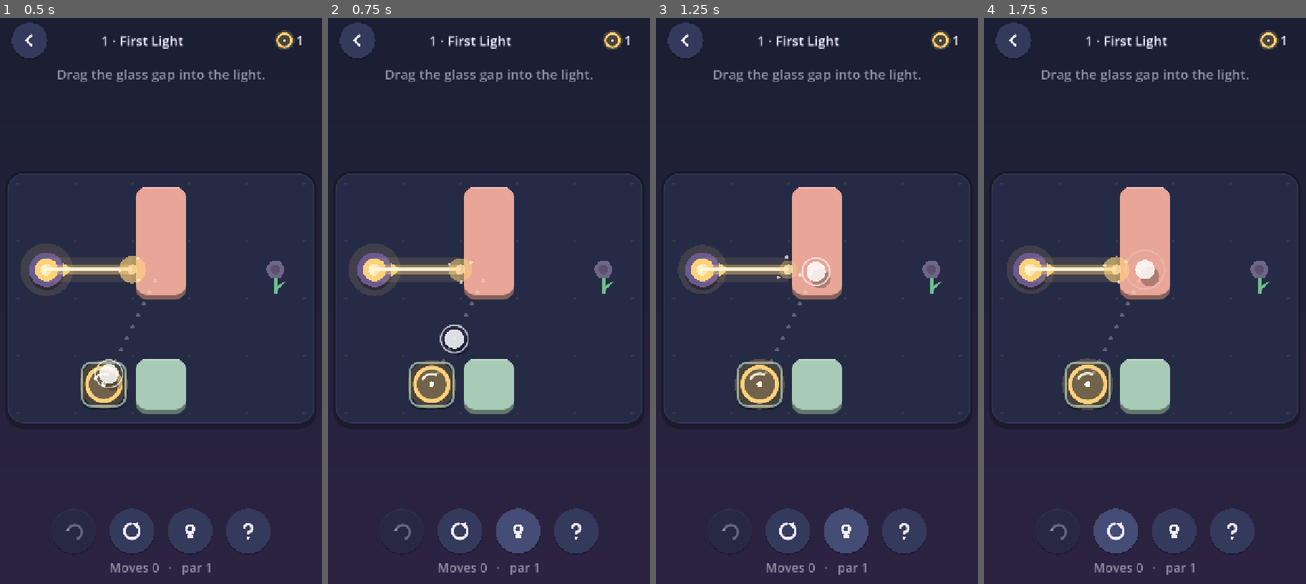
Above: before the commit, frames 1-4 (left to right).
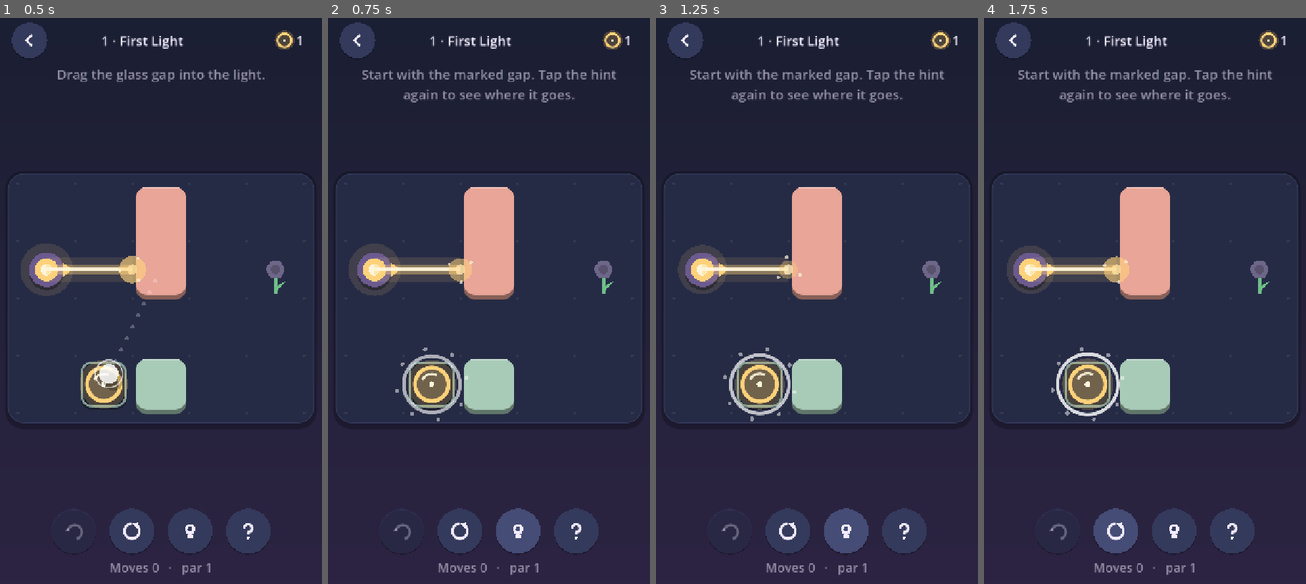
Above: after the commit, the same moments.

Repository: eyazan/gaploom
Game: Godot game, scene res://scenes/main.tscn
The game is run twice, just before and just after one commit, with the same random seed, the same clock (stepped at 60 frames per second) and the same inputs.
Inputs (mouse positions are in pixels of both pictures, inside the frame that each line leads up to):
- Up to frame 1 (0.5 s): no input
- Up to frame 2 (0.75 s): click (517, 533) at 0.5 s
- Up to frame 3 (1.25 s): no input
- Up to frame 4 (1.75 s): click (1116, 533) at 1.25 s

Frame 1 is identical in both runs. In frame 2, 1.9% of the frame differs, in the area x 10-90%, y 9-72%; in frame 3, 1.9%; in frame 4, 1.9%.

Commit message:
Staged hints (gap first, then destination) and perfect-solve badge
Co-Authored-By: Claude Opus 5.5 <noreply@anthropic.com>
Claude-Session: https://claude.ai/code/session_01NxD2Dwe1pnPVTWUGQXub8J

Diff:
--- a/data/i18n/strings.csv
+++ b/data/i18n/strings.csv
@@ -52,3 +52,5 @@
 tut_wrongpane,"Glass of the other colour stops the light. Take it out first.","Diğer renkteki cam ışığı durdurur. Önce onu çıkar."
 HOW_T7,"Coloured glass","Renkli cam"
 HOW_7,"Red glass turns light red (triangle), blue glass turns it blue (square). A coloured flower opens only in its own …(199 unchanged characters)…
+HINT_STAGE1,"Start with the marked gap. Tap the hint again to see where it goes.","İşaretli boşlukla başla. Nereye gideceğini görmek için ipucuna tekrar dokun."
+LBL_PERFECT,"Perfect — par without hints!","Kusursuz — ipucusuz ve hedef hamlede!"
--- a/reports/solver_metrics.csv
+++ b/reports/solver_metrics.csv
@@ -1,30 +1,30 @@
 level,status,min_moves,par,optimal_solutions,states,expanded,edges,avg_branching,dead_end_states,dead_end_ratio,self_loops,backtrack_edges,light_moves,motion_moves,difficulty,tier,time_ms
-level_01,solved,1,1,1,2,1,1,1.00,0,0.000,0,0,1,0,1.35,1,0.11
+level_01,solved,1,1,1,2,1,1,1.00,0,0.000,0,0,1,0,1.35,1,0.14
 level_02,solved,2,2,2,6,5,10,2.00,0,0.000,0,4,2,0,2.50,1,0.32
-level_03,solved,1,1,1,3,2,4,2.00,0,0.000,0,2,1,0,1.55,1,0.17
-level_04,solved,2,2,2,4,3,4,1.33,0,0.000,0,0,2,0,2.30,1,0.22
-level_05,solved,2,2,2,6,5,10,2.00,0,0.000,0,4,2,0,2.50,1,0.35
-level_06,solved,2,2,1,4,3,5,1.67,0,0.000,0,2,2,0,2.70,1,0.23
-level_07,solved,3,3,4,7,6,13,2.17,0,0.000,0,4,3,0,3.18,2,0.49
-level_08,solved,7,7,36,27,26,116,4.46,0,0.000,0,78,7,0,6.60,3,3.43
-level_09,solved,6,6,9,21,20,69,3.45,0,0.000,0,35,6,0,6.27,3,2.24
-level_10,solved,6,6,12,15,13,32,2.46,0,0.000,0,15,6,0,5.93,3,1.54
-level_11,solved,1,1,1,2,1,1,1.00,0,0.000,0,0,0,1,1.35,1,0.15
-level_12,solved,5,5,1,6,5,5,1.00,0,0.000,0,0,0,5,5.90,3,0.35
-level_13,solved,4,4,1,5,4,4,1.00,0,0.000,0,0,0,4,4.81,2,0.33
-level_14,solved,7,7,4,13,12,15,1.25,3,0.231,0,0,0,7,8.19,4,1.11
-level_15,solved,6,6,1,7,6,6,1.00,0,0.000,0,0,0,6,6.98,3,0.60
-level_16,solved,1,1,1,2,1,1,1.00,0,0.000,0,0,0,1,1.35,1,0.14
-level_17,solved,3,3,4,7,6,13,2.17,0,0.000,0,4,3,0,3.18,2,0.85
-level_18,solved,3,3,1,6,5,5,1.00,2,0.333,0,0,1,2,5.90,3,0.59
-level_19,solved,8,8,4,127,126,369,2.93,113,0.890,0,126,4,4,13.32,5,18.31
-level_20,solved,8,8,12,148,147,735,5.00,48,0.324,0,388,6,2,11.06,5,38.49
-level_21,solved,4,4,2,7,6,8,1.33,1,0.143,0,0,0,4,5.01,3,0.66
-level_22,solved,4,4,2,7,6,10,1.67,0,0.000,0,3,2,2,5.58,3,1.03
-level_23,solved,8,8,3,48,47,170,3.62,14,0.292,0,109,8,0,10.20,5,6.54
-level_24,solved,6,6,4,12,11,21,1.91,0,0.000,0,7,2,4,7.45,4,1.62
-level_25,solved,1,1,1,2,1,1,1.00,0,0.000,0,0,1,0,1.35,1,0.08
-level_26,solved,2,2,1,4,3,4,1.33,1,0.250,0,1,2,0,3.45,2,0.24
-level_27,solved,4,4,2,11,9,21,2.33,0,0.000,0,9,4,0,4.81,2,0.73
-level_28,solved,6,6,4,108,106,286,2.70,57,0.528,0,107,6,0,9.15,5,9.10
-level_29,solved,6,6,7,78,75,178,2.37,42,0.538,0,58,6,0,8.69,4,5.95
+level_03,solved,1,1,1,3,2,4,2.00,0,0.000,0,2,1,0,1.55,1,0.14
+level_04,solved,2,2,2,4,3,4,1.33,0,0.000,0,0,2,0,2.30,1,0.25
+level_05,solved,2,2,2,6,5,10,2.00,0,0.000,0,4,2,0,2.50,1,0.40
+level_06,solved,2,2,1,4,3,5,1.67,0,0.000,0,2,2,0,2.70,1,0.19
+level_07,solved,3,3,4,7,6,13,2.17,0,0.000,0,4,3,0,3.18,2,0.50
+level_08,solved,7,7,36,27,26,116,4.46,0,0.000,0,78,7,0,6.60,3,3.96
+level_09,solved,6,6,9,21,20,69,3.45,0,0.000,0,35,6,0,6.27,3,2.21
+level_10,solved,6,6,12,15,13,32,2.46,0,0.000,0,15,6,0,5.93,3,1.56
+level_11,solved,1,1,1,2,1,1,1.00,0,0.000,0,0,0,1,1.35,1,0.14
+level_12,solved,5,5,1,6,5,5,1.00,0,0.000,0,0,0,5,5.90,3,0.36
+level_13,solved,4,4,1,5,4,4,1.00,0,0.000,0,0,0,4,4.81,2,0.30
+level_14,solved,7,7,4,13,12,15,1.25,3,0.231,0,0,0,7,8.19,4,1.21
+level_15,solved,6,6,1,7,6,6,1.00,0,0.000,0,0,0,6,6.98,3,0.58
+level_16,solved,1,1,1,2,1,1,1.00,0,0.000,0,0,0,1,1.35,1,0.15
+level_17,solved,3,3,4,7,6,13,2.17,0,0.000,0,4,3,0,3.18,2,0.84
+level_18,solved,3,3,1,6,5,5,1.00,2,0.333,0,0,1,2,5.90,3,0.62
+level_19,solved,8,8,4,127,126,369,2.93,113,0.890,0,126,4,4,13.32,5,17.59
+level_20,solved,8,8,12,148,147,735,5.00,48,0.324,0,388,6,2,11.06,5,38.14
+level_21,solved,4,4,2,7,6,8,1.33,1,0.143,0,0,0,4,5.01,3,0.71
+level_22,solved,4,4,2,7,6,10,1.67,0,0.000,0,3,2,2,5.58,3,1.02
+level_23,solved,8,8,3,48,47,170,3.62,14,0.292,0,109,8,0,10.20,5,6.46
+level_24,solved,6,6,4,12,11,21,1.91,0,0.000,0,7,2,4,7.45,4,1.67
+level_25,solved,1,1,1,2,1,1,1.00,0,0.000,0,0,1,0,1.35,1,0.10
+level_26,solved,2,2,1,4,3,4,1.33,1,0.250,0,1,2,0,3.45,2,0.21
+level_27,solved,4,4,2,11,9,21,2.33,0,0.000,0,9,4,0,4.81,2,0.74
+level_28,solved,6,6,4,108,106,286,2.70,57,0.528,0,107,6,0,9.15,5,9.12
+level_29,solved,6,6,7,78,75,178,2.37,42,0.538,0,58,6,0,8.69,4,5.93
--- a/reports/test_results.json
+++ b/reports/test_results.json
@@ -1,19 +1,19 @@
 {
- "elapsed_ms": 4895,
+ "elapsed_ms": 4695,
  "engine": "4.5.1-stable (official)",
  "failed": 0,
  "failures": [],
  "metrics": {
-  "destinations_us": 15.25,
-  "evaluate_us": 22.21,
+  "destinations_us": 18.7,
+  "evaluate_us": 21.88,
   "invalid_moves_checked": 8696,
   "random_moves_played": 12294,
-  "solve_all_handcrafted_ms": 100.8,
+  "solve_all_handcrafted_ms": 99.0,
   "solve_all_states": 695,
-  "static_memory_mb": 23.69,
-  "static_memory_peak_mb": 34.48
+  "static_memory_mb": 29.26,
+  "static_memory_peak_mb": 34.74
  },
- "passed": 687,
+ "passed": 696,
  "suites": {
   "board_view": {
    "failed": 0,
@@ -79,6 +79,10 @@
    "failed": 0,
    "passed": 3
   },
+  "staged_hints": {
+   "failed": 0,
+   "passed": 9
+  },
   "tinted_glass": {
    "failed": 0,
    "passed": 17
@@ -92,5 +96,5 @@
    "passed": 87
   }
  },
- "timestamp_unix": 1795452125
+ "timestamp_unix": 1795454900
 }
--- a/src/persistence/save_game.gd
+++ b/src/persistence/save_game.gd
@@ -50,7 +50,7 @@
 		for k in lv:
 			var e: Variant = lv[k]
 			if typeof(e) == TYPE_DICTIONARY:
-				levels[str(k)] = {"done": bool(e.get("done", false)), "best": int(e.get("best", 0)), "stars": clampi(int(e.get("stars", 0)), 0, 3)}
+				levels[str(k)] = {"done": bool(e.get("done", false)), "best": int(e.get("best", 0)), "stars": clampi(int(e.get("stars", 0)), 0, 3), "perfect": bool(e.get("perfect", false))}
 	var st: Variant = d.get("settings", {})
 	if typeof(st) == TYPE_DICTIONARY:
 		settings["sfx"] = bool(st.get("sfx", true))
@@ -84,12 +84,18 @@
 	return int(levels.get(id, {}).get("stars", 0))
 
 
-func record(id: String, moves: int, par: int) -> int:
+func record(id: String, moves: int, par: int, no_hints: bool = true) -> int:
 	var s := star_rating(moves, par)
-	var prev: Dictionary = levels.get(id, {"done": false, "best": 0, "stars": 0})
+	var prev: Dictionary = levels.get(id, {"done": false, "best": 0, "stars": 0, "perfect": false})
 	var best := moves if (int(prev.best) == 0 or moves < int(prev.best)) else int(prev.best)
-	levels[id] = {"done": true, "best": best, "stars": maxi(s, int(prev.stars))}
+	var perfect := bool(prev.get("perfect", false)) or (no_hints and par > 0 and moves <= par)
+	levels[id] = {"done": true, "best": best, "stars": maxi(s, int(prev.stars)), "perfect": perfect}
 	return s
+
+
+## Perfect = solved at par without any hint.
+func is_perfect(id: String) -> bool:
+	return bool(levels.get(id, {}).get("perfect", false))
 
 
 static func star_rating(moves: int, par: int) -> int:
--- a/src/presentation/board_view.gd
+++ b/src/presentation/board_view.gd
@@ -73,6 +73,8 @@
 var reject_cell := -1
 var reject_reason := ""
 var hint_move := Vector2i(-1, -1)
+## Stage-1 hint: only the gap to start with is marked (no destination).
+var hint_src := -1
 var win_t := -1.0
 
 var _sb := StyleBoxFlat.new()
@@ -265,6 +267,7 @@
 		rejected.emit(res.reason)
 		return
 	hint_move = Vector2i(-1, -1)
+	hint_src = -1
 	fly_src = src
 	fly_dst = dst
 	fly_mat = shown_mat[src]
@@ -434,6 +437,8 @@
 		var b := cell_center(fly_dst)
 		var lift := Vector2(0, -cs * 0.6 * sin(e * PI))
 		_draw_token(a.lerp(b, e) + lift, fly_mat, 1.15, 1.0)
+	if hint_src >= 0 and hint_move.x < 0 and phase == "" and selected != hint_src:
+		_draw_hint_source()
 	if hint_move.x >= 0 and phase == "" and selected < 0:
 		_draw_hint()
 	if win_t >= 0.0:
@@ -825,3 +830,13 @@
 		_rounded(rr, Color(Palette.DANGER, 0.32 * a), cs * 0.16, Color(Palette.DANGER, 0.9 * a), maxi(2, int(cs * 0.05)))
 		var p0 := rr.position + Vector2(rr.size.x * 0.2, 0)
 		draw_polyline(PackedVector2Array([p0, p0 + Vector2(rr.size.x * 0.25, rr.size.y * 0.35), p0 + Vector2(rr.size.x * 0.1, rr.size.y * 0.6), p0 + Vector2(rr.size.x * 0.4, rr.size.y)]), Color(Palette.BG_TOP, 0.9 * a), maxf(2.0, cs * 0.04), true)
+
+
+
+func _draw_hint_source() -> void:
+	var c := cell_center(hint_src)
+	var pulse := 0.5 + 0.5 * sin(time * 5.0)
+	draw_arc(c, cs * (0.48 + 0.06 * pulse), 0, TAU, 40, Color(1, 1, 1, 0.55 + 0.35 * pulse), maxf(3.0, cs * 0.05), true)
+	for k in 8:
+		var a := TAU * k / 8.0 + time * 0.8
+		draw_circle(c + Vector2(cos(a), sin(a)) * cs * 0.62, cs * 0.035, Color(1, 1, 1, 0.5))
--- a/src/ui/level_button.gd
+++ b/src/ui/level_button.gd
@@ -5,6 +5,7 @@
 var number := 1
 var stars := 0
 var locked := false
+var perfect := false
 
 
 func _init() -> void:
@@ -32,6 +33,9 @@
 		draw_rect(Rect2(c - Vector2(9, 5), Vector2(18, 13)), Color(Palette.TEXT, 0.3))
 		draw_arc(c - Vector2(0, 5), 6, PI, TAU, 10, Color(Palette.TEXT, 0.3), 2.5)
 		return
+	if perfect:
+		var d := Vector2(size.x - 22, 22)
+		draw_colored_polygon(PackedVector2Array([d + Vector2(0, -11), d + Vector2(9, 0), d + Vector2(0, 11), d + Vector2(-9, 0)]), Palette.ACCENT)
 	for k in 3:
 		var c2 := Vector2(size.x * 0.5 + (k - 1) * 22, size.y * 0.8)
 		draw_circle(c2, 7, Palette.ACCENT if k < stars else Color(1, 1, 1, 0.12))
--- a/src/ui/main.gd
+++ b/src/ui/main.gd
@@ -35,6 +35,8 @@
 var howto: HowTo
 var tip_tween: Tween
 var win_pending := false
+var hints_used := 0
+var hint_key := ""
 
 
 func _ready() -> void:
@@ -278,6 +280,7 @@
 			var lb := LevelButton.new()
 			lb.number = n
 			lb.stars = save.stars("level_%02d" % n)
+			lb.perfect = save.is_perfect("level_%02d" % n)
 			lb.locked = not _unlocked(n)
 			lb.disabled = lb.locked
 			var nn := n
@@ -448,6 +451,8 @@
 		push_error("level %d invalid: %s" % [n, lv.error])
 		return
 	current = n
+	hints_used = 0
+	hint_key = ""
 	music.play(str(LevelCatalog.world_of(n).id))
 	game = PuzzleGame.new(lv)
 	board.setup(game)
@@ -505,7 +510,7 @@
 		board.interactive = false
 		board.win_t = 0.0
 		Sfx.play("win")
-		var stars := save.record(game.level.id, game.moves, game.level.par)
+		var stars := save.record(game.level.id, game.moves, game.level.par, hints_used == 0)
 		save.save()
 		var t := create_tween()
 		t.tween_interval(0.9)
@@ -522,7 +527,10 @@
 	dio.restored = flags
 	dio.highlight = current - w.first
 	(overlay.get_node("V/Stars") as StarRow).stars = stars
-	(overlay.get_node("V/Info") as Label).text = "%s %d   ·   par %d" % [tr("LBL_MOVES"), game.moves, game.level.par]
+	var info := "%s %d   ·   par %d" % [tr("LBL_MOVES"), game.moves, game.level.par]
+	if hints_used == 0 and game.moves <= game.level.par:
+		info += "\n" + tr("LBL_PERFECT")
+	(overlay.get_node("V/Info") as Label).text = info
 	overlay.visible = true
 	_layout()
 	var target_y := overlay.position.y
@@ -571,7 +579,17 @@
 	if mv.x < 0:
 		_show_tip(tr("MSG_STUCK"), true)
 		return
-	board.hint_move = mv
+	hints_used += 1
+	# Two stages per position: first only which gap to use, then where it goes.
+	var key := game.state.key()
+	if hint_key != key:
+		hint_key = key
+		board.hint_src = mv.x
+		board.hint_move = Vector2i(-1, -1)
+		_show_tip(tr("HINT_STAGE1"), true)
+	else:
+		board.hint_src = -1
+		board.hint_move = mv
 
 
 func _on_rejected(reason: String) -> void:
--- a/tests/run_tests.gd
+++ b/tests/run_tests.gd
@@ -60,6 +60,7 @@
 	await test_board_view()
 	test_feedback_and_assist()
 	await test_music()
+	await test_staged_hints()
 	test_performance()
 	var elapsed := Time.get_ticks_msec() - t0
 	var out := {
@@ -752,3 +753,36 @@
 	await process_frame
 	check(m.is_playing() and m.current == "railway", "re-enabling resumes the current world")
 	m.queue_free()
+
+
+
+func test_staged_hints() -> void:
+	begin("staged_hints")
+	var main: Control = load("res://scenes/main.tscn").instantiate()
+	root.add_child(main)
+	await process_frame
+	main.start_level(7)
+	await process_frame
+	var b: BoardView = main.board
+	var expected := PuzzleSolver.hint(main.game.level, main.game.state)
+	main._on_hint()
+	check(b.hint_src == expected.x and b.hint_move.x < 0, "first hint only marks the gap to use")
+	main._on_hint()
+	check(b.hint_src < 0 and b.hint_move == expected, "second hint shows the whole move")
+	check(main.hints_used == 2, "hint uses are counted")
+	b.request_transfer(expected.x, expected.y)
+	b.finish_animation()
+	check(b.hint_src < 0 and b.hint_move.x < 0, "making a move clears the hint")
+	main._on_hint()
+	check(b.hint_src >= 0 and b.hint_move.x < 0, "a new position starts again at stage 1")
+	main.queue_free()
+	var sg := SaveGame.new()
+	sg.path = "user://test_perfect.json"
+	sg.record("level_07", 3, 3, true)
+	check(sg.is_perfect("level_07"), "par without hints is perfect")
+	sg.record("level_08", 7, 7, false)
+	check(not sg.is_perfect("level_08"), "using a hint is not perfect")
+	sg.record("level_09", 9, 6, true)
+	check(not sg.is_perfect("level_09") and sg.stars("level_09") == 1, "over par is not perfect")
+	sg.record("level_07", 9, 3, false)
+	check(sg.is_perfect("level_07"), "a later worse run never removes perfect")
Binary file changed: data/i18n/strings.en.translation
Binary file changed: data/i18n/strings.tr.translation
